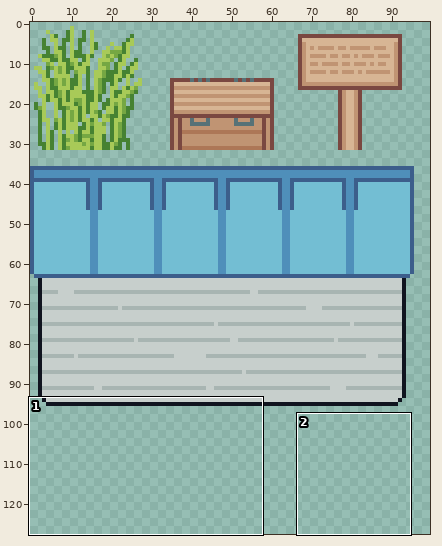
File history of a pixel-art file, World/Art/PokemonTilesetObjects.aseprite. The first picture is a wide view before the edit; the outline marks the close-up.
Close-up. Before the commit:
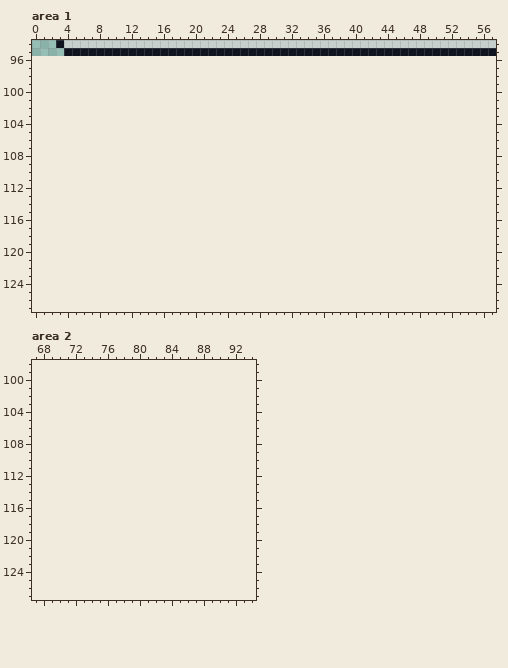
128x96 pixels, 1 frame. Shown: area 1: x 0..57, y 94..127; area 2: x 67..94, y 98..127. The old version is drawn lined up with the new one, on the new canvas. The wide view leaves out empty margins.
The result:
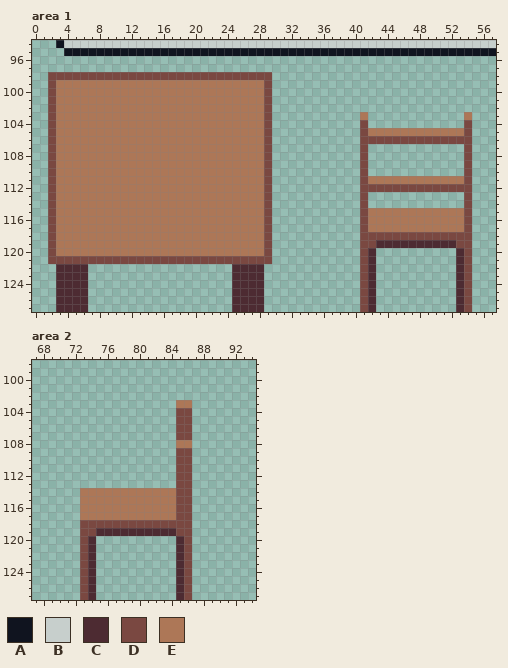
Palette (. is transparent): A #10141f  B #c7cfcc  C #4d2b32  D #7a4841  E #ad7757
Edits made:
canvas 128x96 -> 128x128
Area 1:
Colour C is added in row 119 at x 43 to 52; in rows 120 to 121 at x 42 and 53; in rows 122 to 127 at x 3 to 6, 25 to 28, 42 and 53.
Colour D is added in row 98 at x 2 to 29; in rows 99 to 103 at x 2 and 29; in rows 104 to 105 at x 2, 29, 41 and 54; in row 106 at x 2, 29 and 41 to 54; in rows 107 to 111 at x 2, 29, 41 and 54; in row 112 at x 2, 29 and 41 to 54.
Colour D is added in rows 113 to 117 at x 2, 29, 41 and 54; in row 118 at x 2, 29 and 41 to 54; in row 119 at x 2, 29, 41 to 42 and 53 to 54; in row 120 at x 2, 29, 41 and 54; in row 121 at x 2 to 29, 41 and 54; in rows 122 to 127 at x 41 and 54.
Colour E is added in rows 99 to 102 at x 3 to 28; in row 103 at x 3 to 28, 41 and 54; in row 104 at x 3 to 28; in row 105 at x 3 to 28 and 42 to 53; in rows 106 to 110 at x 3 to 28; in row 111 at x 3 to 28 and 42 to 53.
Colour E is added in rows 112 to 114 at x 3 to 28; in rows 115 to 117 at x 3 to 28 and 42 to 53; in rows 118 to 120 at x 3 to 28.
Area 2:
Colour C is added in row 119 at x 75 to 84; in rows 120 to 127 at x 74 and 85.
Colour D is added in rows 104 to 107 at x 85 to 86; in rows 109 to 117 at x 85 to 86; in row 118 at x 73 to 86; in row 119 at x 73 to 74 and 85 to 86; in rows 120 to 127 at x 73 and 86.
Colour E is added in row 103 at x 85 to 86; in row 108 at x 85 to 86; in rows 114 to 117 at x 73 to 84.
Boxes around the changes in both close-ups, in picture pixels (x1, y1, x2, y2):
added: (48, 72, 272, 312)
added: (360, 112, 472, 312)
added: (80, 400, 192, 600)
